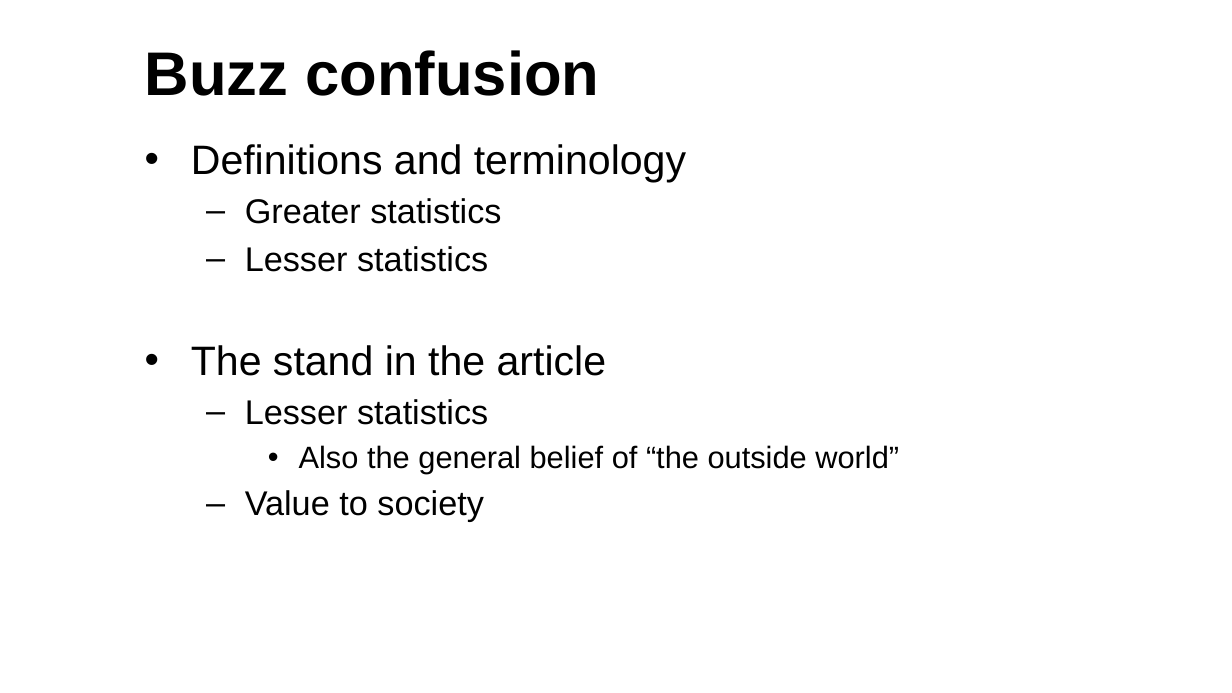
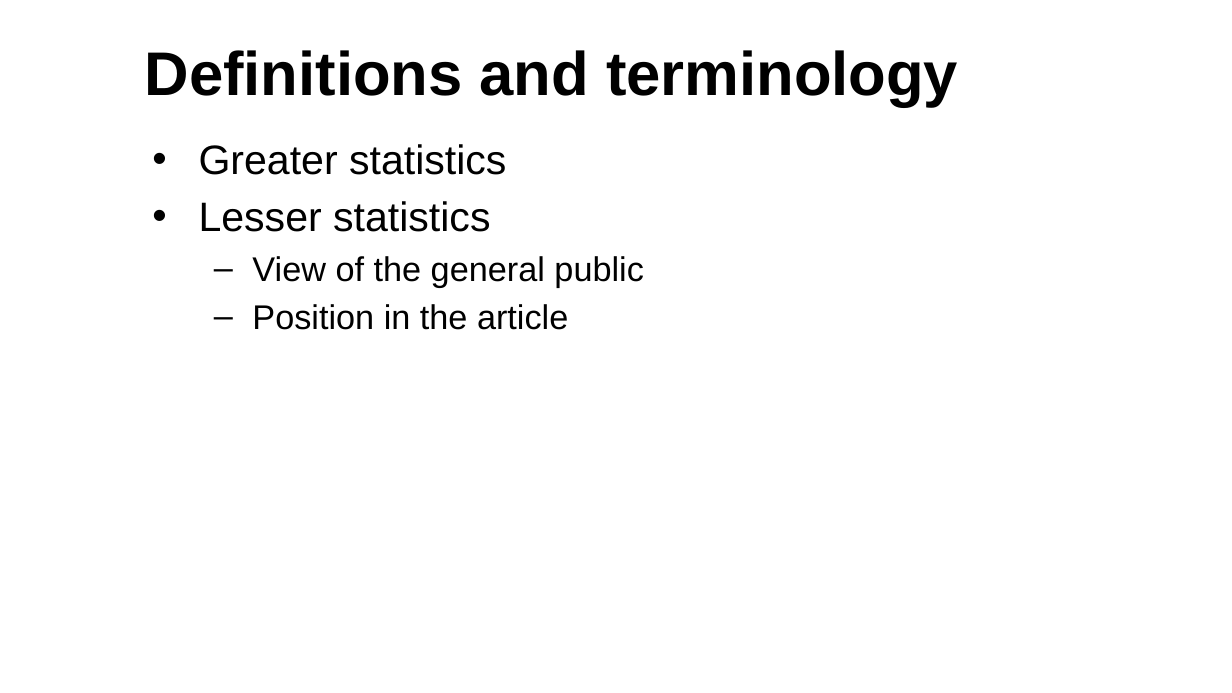
Before and after one commit to TiniusM/MA8701-Project-2, a slide deck: slide 3 of Article presentation.pptx. Drawn at 1232x693 pixels with LibreOffice and Linux fonts; fonts in the diff are those of the drawing; background and template pictures are left out. Boxes give left, top, right and bottom in pixels: in the first picture for what was removed or moved away, otherwise in the second. Text is boxed around its words. In the diff, an @@ line names an element or a change of style, - is before the commit and + after.

```diff
--- a/Article presentation.pptx
+++ b/Article presentation.pptx
@@ title at (x1=145, y1=50, x2=958, y2=107): text changed @@
-Buzz confusion
+Definitions and terminology
@@ text at (x1=191, y1=144, x2=686, y2=182): paragraph removed @@
-• Definitions and terminology
@@ text at (x1=199, y1=144, x2=506, y2=232): size 20 to 24 pt in "Greater statistics", "Lesser statistics"; bullet – to •; list level 2 to 1 in "Greater statistics"; list level 2 to 1 in "Lesser statistics" @@
@@ text at (x1=252, y1=256, x2=643, y2=330): text changed; size 18 to 20 pt @@
-• The stand in the article
-  – Lesser statistics
-    • Also the general belief of “the outside world”
-  – Value to society
+  – View of the general public
+  – Position in the article
```
Also in this commit, not shown: 1 slide added.
